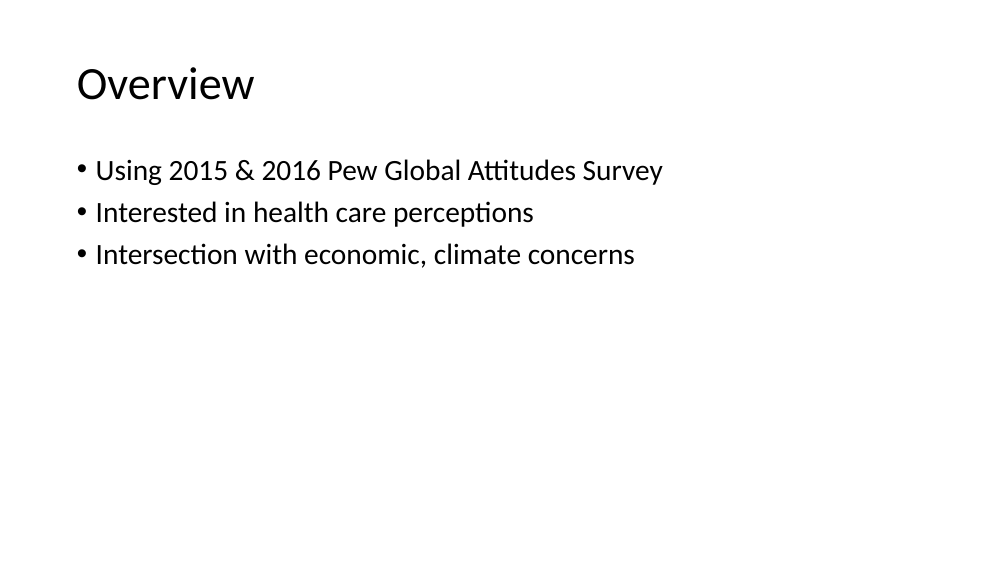
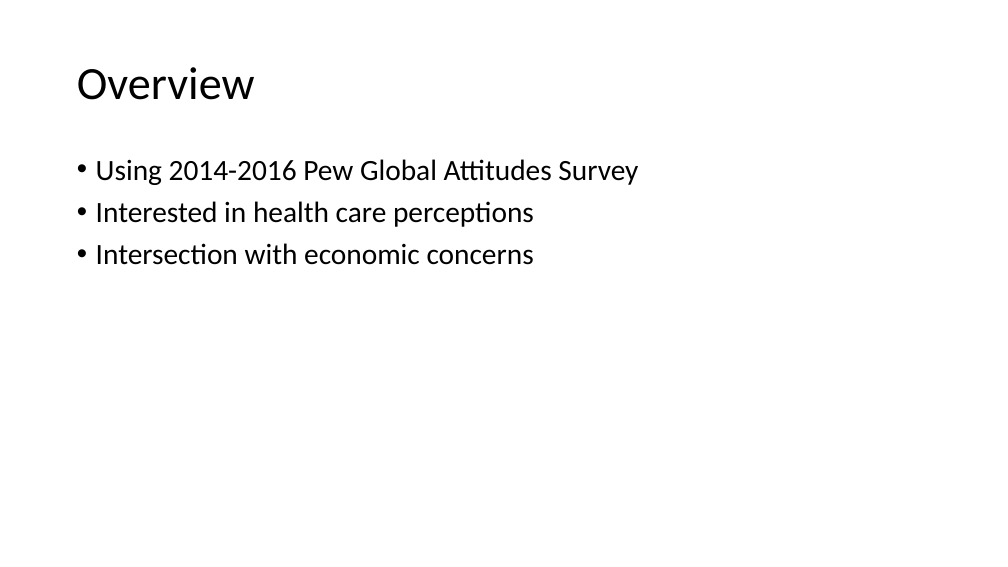
Before and after one commit to BIOF309/10-final-project-R-Mayers, a slide deck: slide 2 of BIOF309 Presentation.pptx. Drawn at 1008x567 pixels with LibreOffice and Linux fonts; fonts in the diff are those of the drawing. Boxes give left, top, right and bottom in pixels: in the first picture for what was removed or moved away, otherwise in the second. Text is boxed around its words. In the diff, an @@ line names an element or a change of style, - is before the commit and + after.

```diff
--- a/BIOF309 Presentation.pptx
+++ b/BIOF309 Presentation.pptx
@@ text at bbox=[96, 159, 638, 185]: text changed @@
-• Using 2015 & 2016 Pew Global Attitudes Survey
+• Using 2014-2016 Pew Global Attitudes Survey
@@ text at bbox=[96, 243, 534, 265]: text changed @@
-• Intersection with economic, climate concerns
+• Intersection with economic concerns
```
Also in this commit, not shown: 2 other slides changed, 3 slides added, 2 slides removed, 4 other files.
